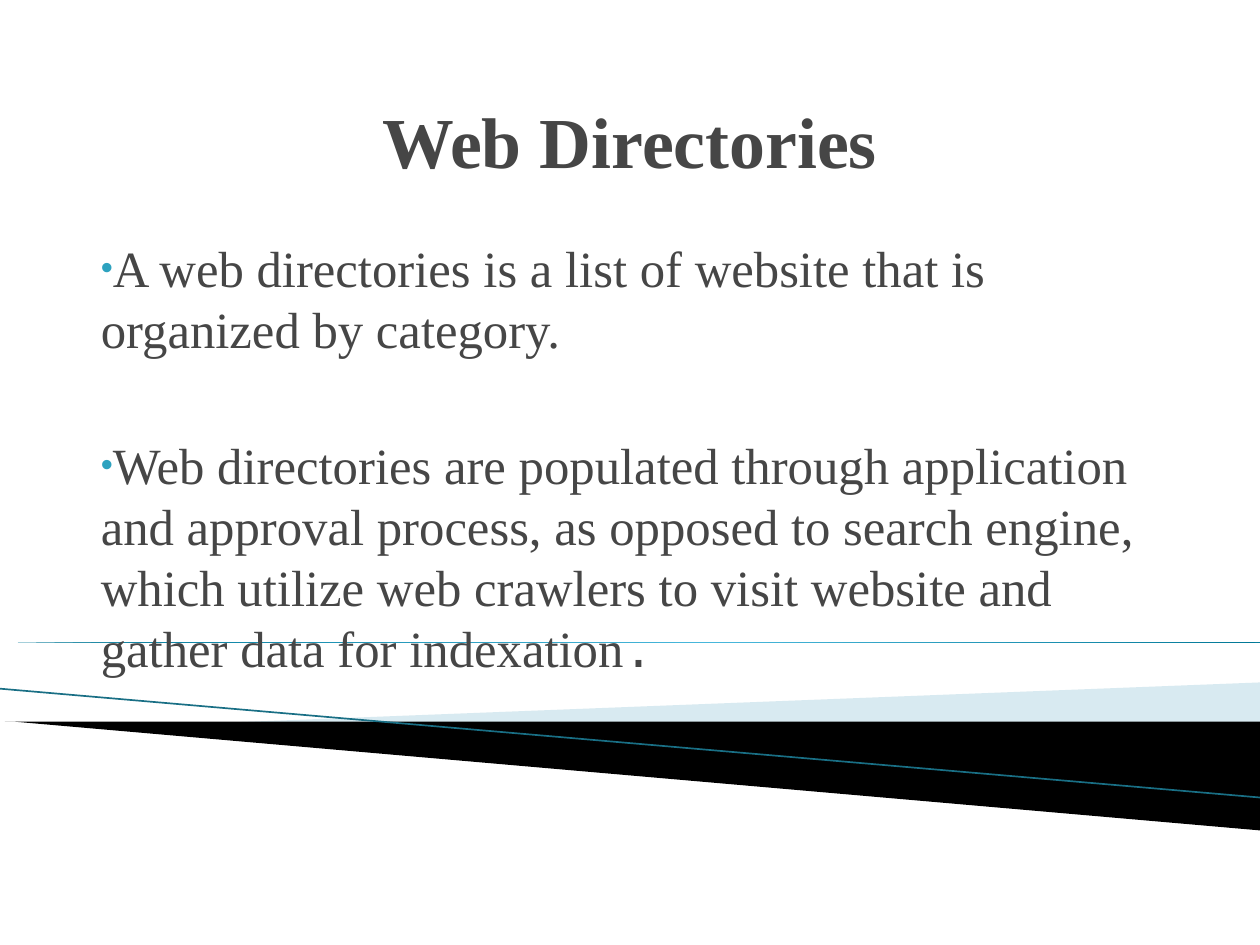
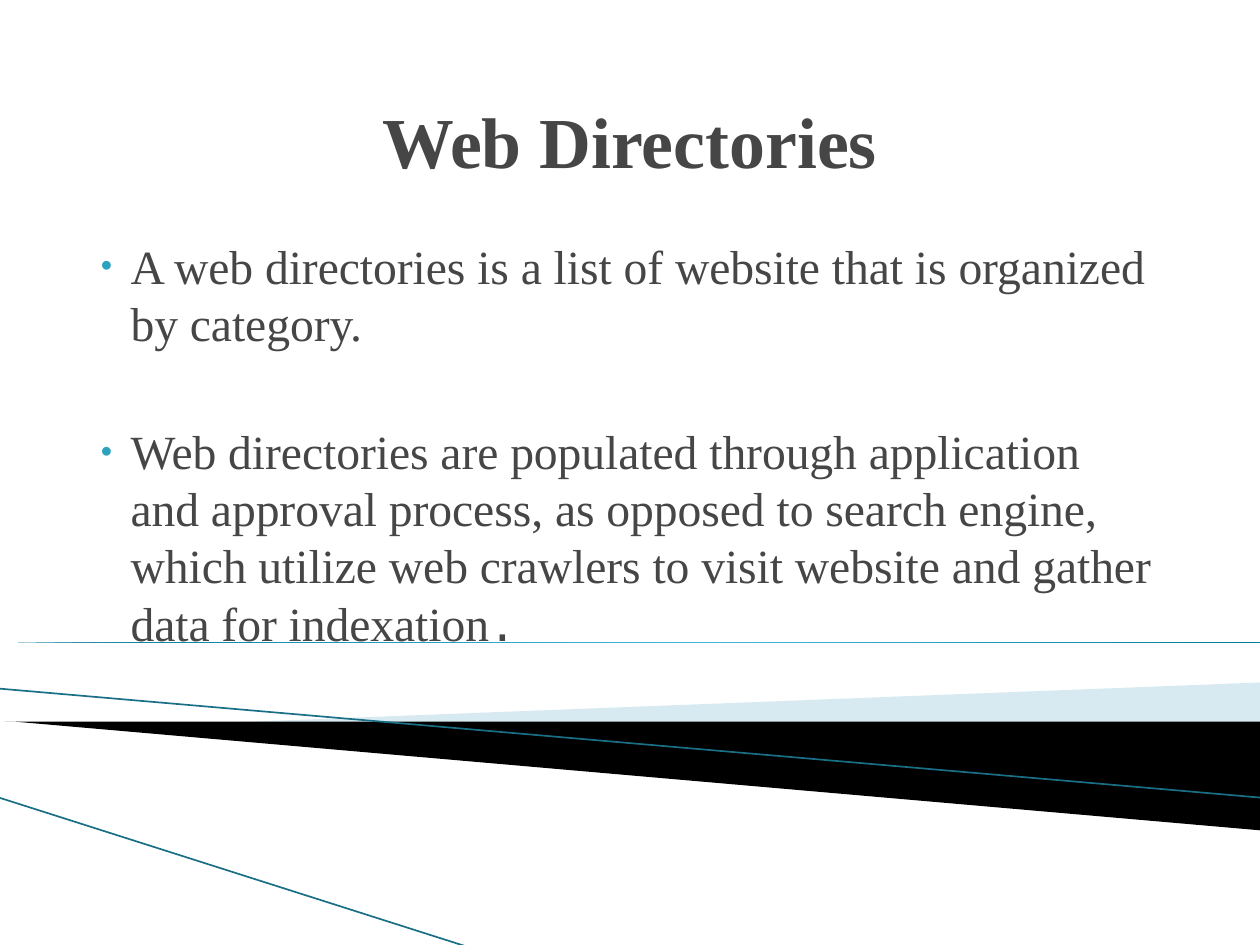
Before and after one commit to jagdishbutte/endsem, a slide deck: slide 5 of ISR/ISR Unit 5 - WEB SEARCHING.pptx. Drawn at 1260x945 pixels with LibreOffice and Linux fonts; fonts in the diff are those of the drawing; background and template pictures are left out. Boxes give left, top, right and bottom in pixels: in the first picture for what was removed or moved away, otherwise in the second. Text is boxed around its words. In the diff, an @@ line names an element or a change of style, - is before the commit and + after.

```diff
--- a/ISR/ISR Unit 5 - WEB SEARCHING.pptx
+++ b/ISR/ISR Unit 5 - WEB SEARCHING.pptx
@@ subtitle "A web directories is a ..." at (131,250,1151,643): size 29 to 27.2 pt; size 27 to 25.3 pt in "indexation." @@
@@ right triangle at (0,643,1260,643): fill gradient #007896 to #4CBBDF to gradient #007795 to #4BBADE; shadow on @@
@@ line (0, 689) - (1260, 798): stroke #97C5D8 0.95 pt to #196F85 0.95 pt @@
@@ line added from (0, 798) to (467, 945), #196F85 0.95 pt @@
```
Also in this commit, not shown: 36 other slides changed, 12 other files.
